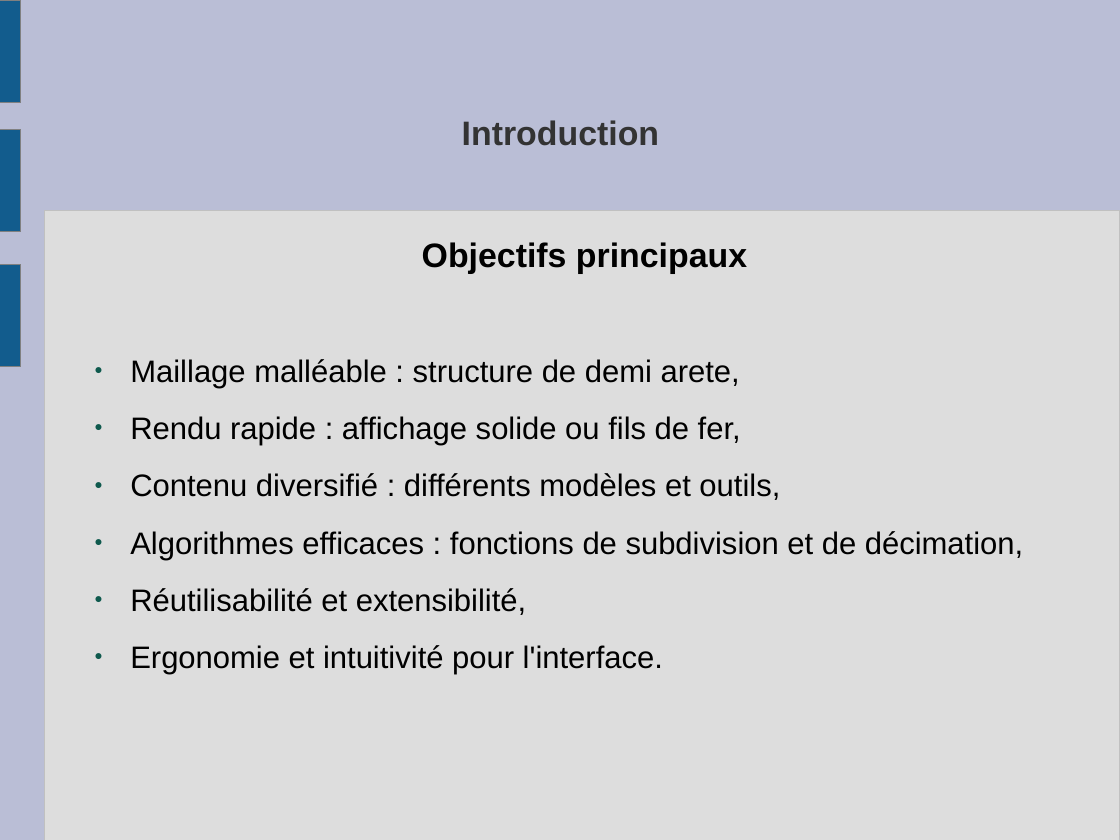
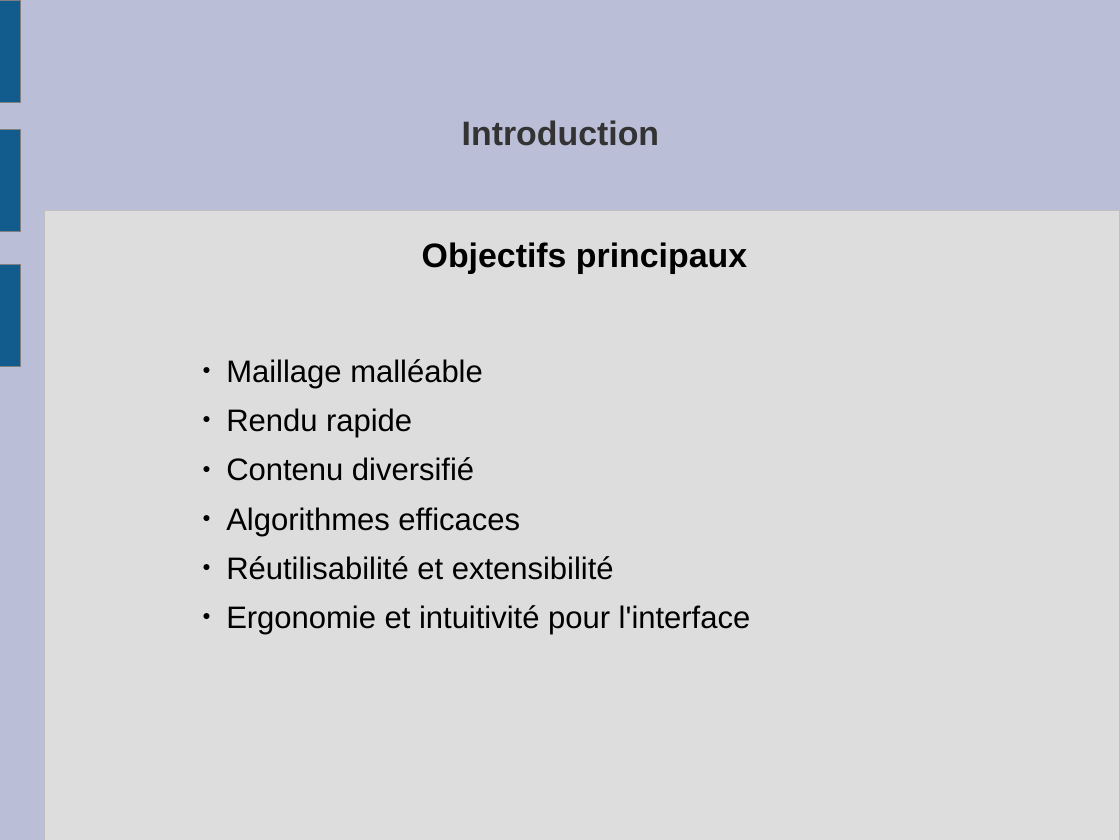
Before and after one commit to slvrgauthier/OpenSculpt, a slide deck: slide 4 of Documentation/Soutenance.odp. Drawn at 1120x840 pixels with LibreOffice and Linux fonts; fonts in the diff are those of the drawing. Boxes give left, top, right and bottom in pixels: in the first picture for what was removed or moved away, otherwise in the second. Text is boxed around its words. In the diff, an @@ line names an element or a change of style, - is before the commit and + after.

```diff
--- a/Documentation/Soutenance.odp
+++ b/Documentation/Soutenance.odp
@@ text at bbox=[226, 359, 751, 635]: text changed @@
-● Maillage malléable : structure de demi arete,
-● Rendu rapide : affichage solide ou fils de fer,
-● Contenu diversifié : différents modèles et outils,
-● Algorithmes efficaces : fonctions de subdivision et de décimation,
-● Réutilisabilité et extensibilité,
-● Ergonomie et intuitivité pour l'interface.
+    ● Maillage malléable
+    ● Rendu rapide
+    ● Contenu diversifié
+    ● Algorithmes efficaces
+    ● Réutilisabilité et extensibilité
+    ● Ergonomie et intuitivité pour l'interface
```
Also in this commit, not shown: 1 other file.
